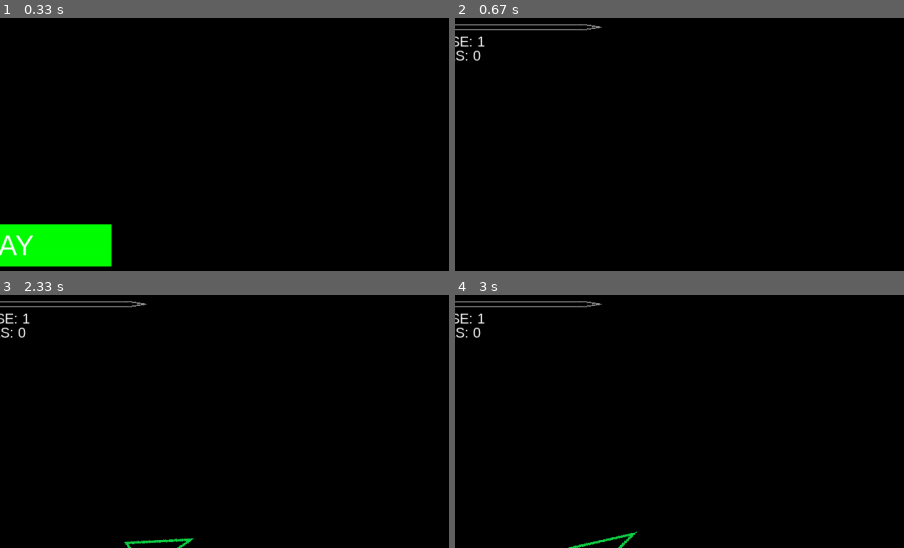
Above: before the commit, frames 1-4 (two rows, left to right).
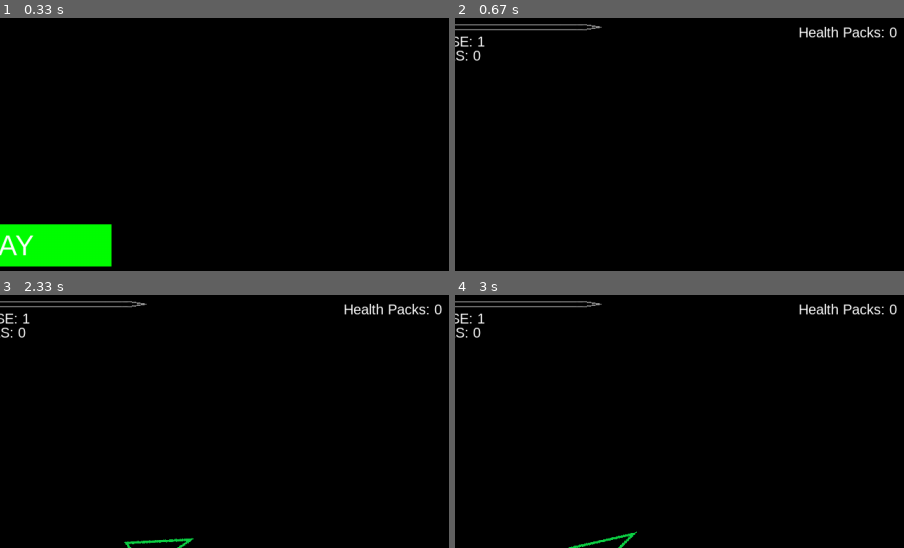
Above: after the commit, the same moments.

Repository: Jacob1Carter/BulletHellPygame
Game: pygame game, started from main.py
Same seed, same stepped clock (60 frames per second), same inputs: the game is played once before the commit and once after it.
Inputs (mouse positions are % of the whole screen's width and height, from its top left):
- Up to frame 1 (0.33 s): no input
- Up to frame 2 (0.67 s): click (46, 54) at 0.38 s
- Up to frame 3 (2.33 s): tap E at 0.67, 1.48 s; click (19, 35) at 1.05 s; hold D 1.33-1.8 s; move the mouse to (19, 73) at 1.37 s; hold W 1.83-2.13 s; move the mouse to (87, 85) at 1.87 s; hold D from 2.17 s (still down); move the mouse to (24, 13) at 2.2 s
- Up to frame 4 (3 s): release D at 2.63 s; hold A from 2.67 s (still down); move the mouse to (26, 30) at 2.7 s; tap E at 2.82 s
The pictures show only the part of the screen within x 50-100%, y 0-50%; the shares and areas given below are measured in that part.

Frame 1 is identical in both runs. In frame 2, 0.5% of the frame differs, in the area x 76-99%, y 3-8%; in frame 3, 0.5%; in frame 4, 0.5%.

Commit message:
healthpack stuff

Diff:
--- a/entities.py
+++ b/entities.py
@@ -209,6 +209,7 @@
         self.overheat_cool = 2.4 * main.FPS
         self.cooldown_rate = 30 / main.FPS
         self.kills = 0
+        self.collected_health_packs = []
 
     def dash(self, x, y):  # dash in the direction of the mouse
         a = abs(self.x - x)
--- a/main.py
+++ b/main.py
@@ -194,9 +194,16 @@
             pack.timeout += 1
         if pack.x <= player.x <= pack.x + pack.width or pack.x <= player.x + player.width <= pack.x + pack.width and \
                 pack.y <= player.y <= pack.y + pack.height or pack.y <= player.y + player.width <= pack.y + pack.width:
-            if player.health < player.max_health:
-                player.heal(pack.health)
-                health_packs.remove(pack)
+            player.collected_health_packs.append(pack)
+            health_packs.remove(pack)
+
+    if player.health < player.max_health:
+        if keys_pressed[pygame.K_r]:
+            if len(player.collected_health_packs) < 1:
+                pass
+            else:
+                player.heal(player.collected_health_packs[0].health)
+                player.collected_health_packs.pop(0)
 
     #   check health
 
@@ -447,6 +454,9 @@
     WIN.blit(phase_text, (((WIDTH / 2) - (phase_text.get_width() / 2)), (0 + phase_text.get_height())))
     kill_text = FONT3.render("KILLS: {}".format(player.kills), True, COLOURS["white"])
     WIN.blit(kill_text, (((WIDTH / 2) - (kill_text.get_width() / 2)), (20 + kill_text.get_height())))
+
+    healthpack_text = FONT3.render("Health Packs: {}".format(len(player.collected_health_packs)), True, COLOURS["white"])
+    WIN.blit(healthpack_text, (WIDTH - healthpack_text.get_width() - 10, 0 + 10))
 
     pygame.draw.rect(WIN, COLOURS["red"], pygame.Rect(15, HEIGHT - 8, (player.health / player.max_health) * 200, 1))
     if (player.health / player.max_health) * 200 > 193:
